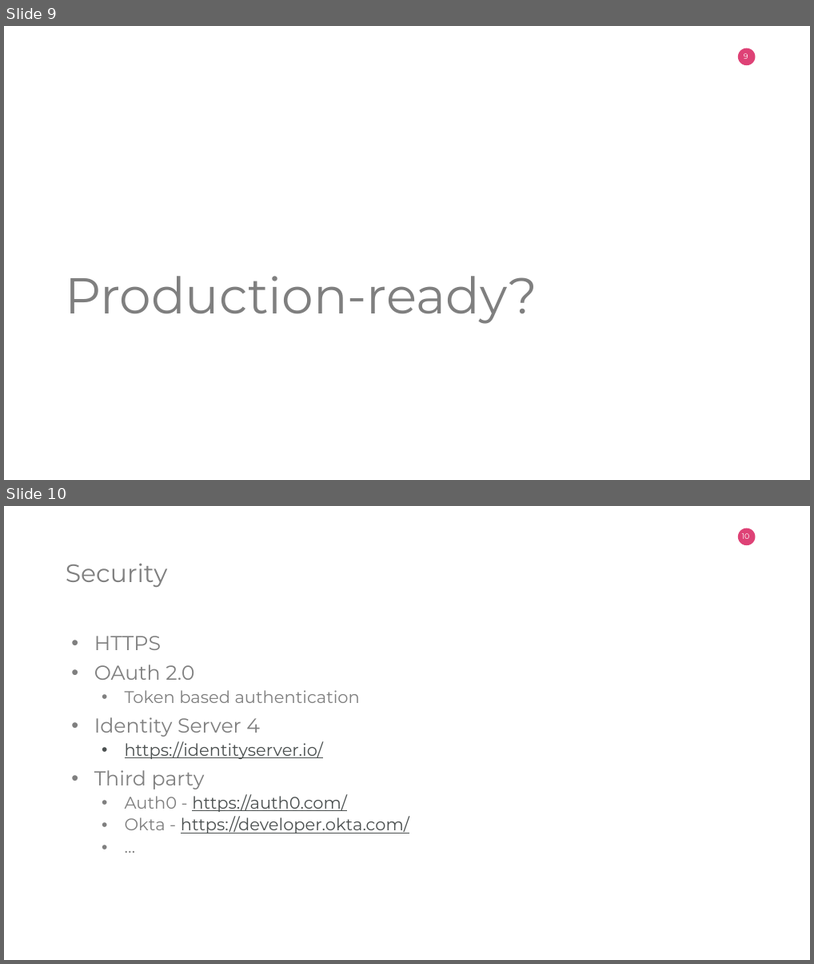
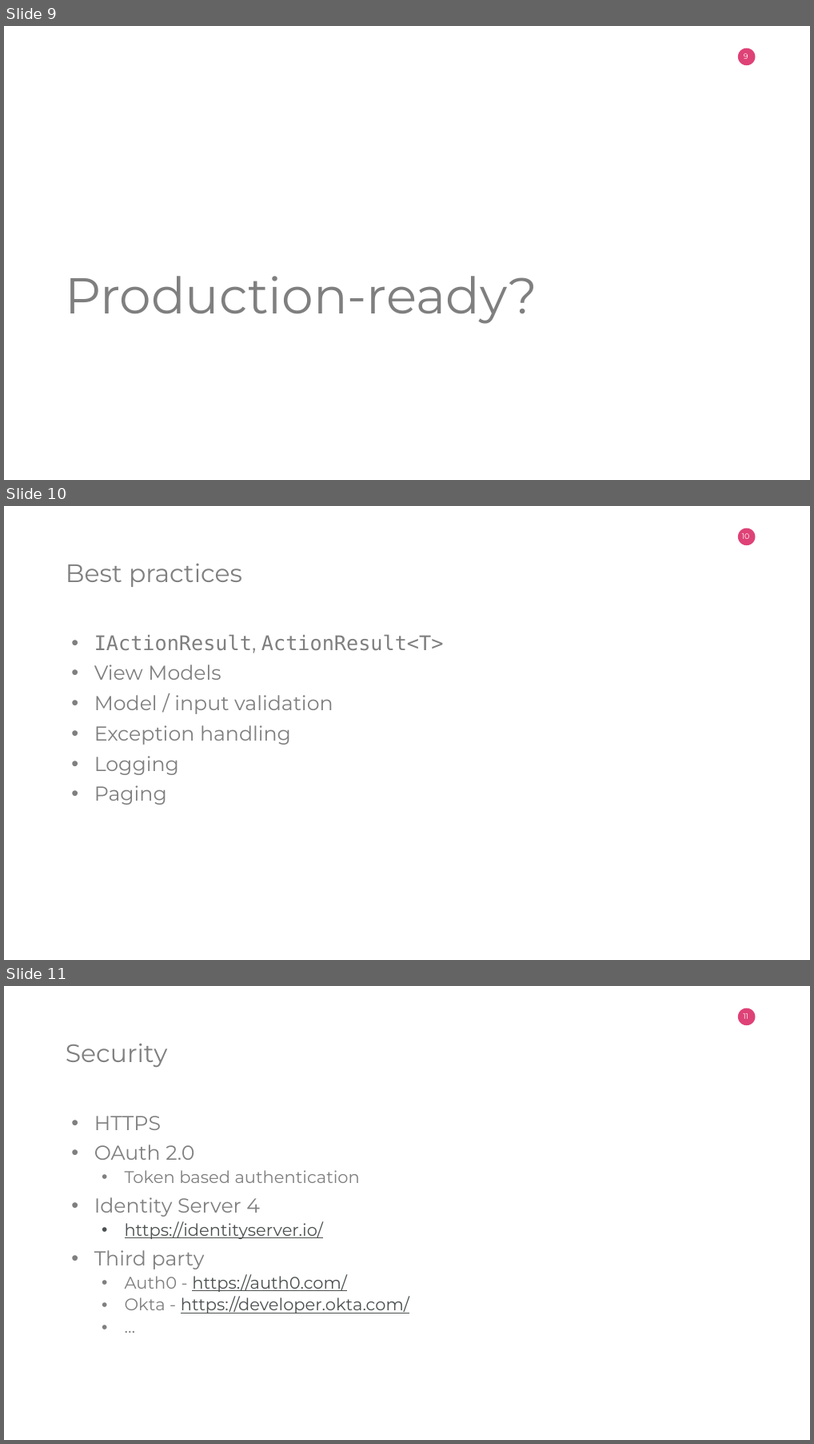
Before and after one commit to miroslavpopovic/production-ready-apis-sample-3.0, a slide deck: ntk-production-ready-apis.pptx. Shown one above the other, each under a label of ours: slides 9 and 10 before the commit, slides 9, 10 and 11 after it. The pictures are 814x964 and 814x1444 pixels, drawn with LibreOffice and Linux fonts; fonts in the diff are those of the drawing; background and template pictures are left out. Boxes give left, top, right and bottom in pixels: in the first picture for what was removed or moved away, otherwise in the second. Text is boxed around its words. In the diff, an @@ line names an element or a change of style, - is before the commit and + after.

```diff
--- a/ntk-production-ready-apis.pptx
+++ b/ntk-production-ready-apis.pptx
@@ slide 10 added at (4, 506, 810, 960), background #FFFFFF; not listed: 2 template elements that a slide beside it also shows @@
@@ title added at (66, 564, 242, 587), 30 pt, text #7F7F7F @@
+Best practices
@@ text added at (94, 635, 444, 804), 24 pt, text #7F7F7F @@
+• IActionResult, ActionResult<T>
+• View Models
+• Model / input validation
+• Exception handling
+• Logging
+• Paging
@@ what was slide 10 is now slide 11 @@
@@ page number at (743, 1013, 749, 1019): text changed @@
-10
+11
```
Also in this commit, not shown: 2 other slides added, 1 slide removed.
